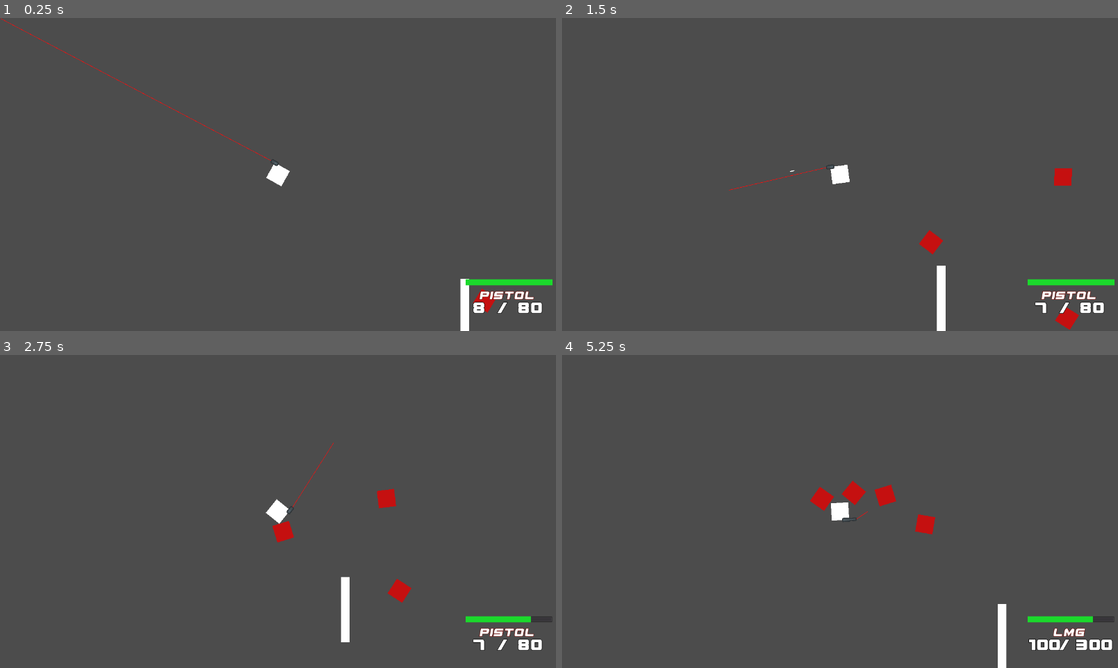
Above: before the commit, frames 1-4 (two rows, left to right).
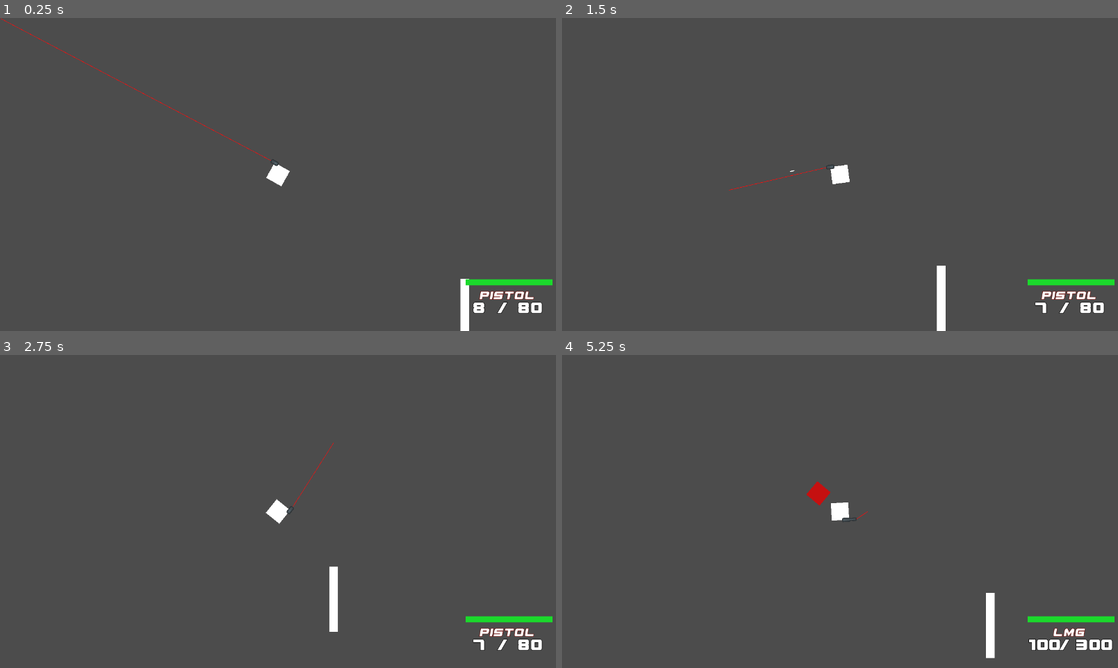
Above: after the commit, the same moments.

Repository: Eniiqz/CubeZ
Game: Godot game, scene res://World/World.tscn
The game is run twice, just before and just after one commit, with the same random seed, the same clock (stepped at 60 frames per second) and the same inputs.
Inputs (mouse positions are in pixels of both pictures, inside the frame that each line leads up to):
- Up to frame 1 (0.25 s): no input
- Up to frame 2 (1.5 s): move the mouse to (962, 158) at 0.52 s; hold D (move_right) 0.53-1.28 s; hold Shift (move_sprint) 0.53-1.28 s; move the mouse to (728, 190) at 1.27 s; hold S (move_down) from 1.28 s (still down); click (728, 190) at 1.35 s
- Up to frame 3 (2.75 s): move the mouse to (333, 442) at 2.02 s; release S (move_down) at 2.03 s; hold D (move_right) from 2.03 s (still down); tap 1 (weapon_slot_1) at 2.1 s
- Up to frame 4 (5.25 s): move the mouse to (812, 574) at 2.77 s; release D (move_right) at 2.78 s; hold W (move_up) 2.78-3.53 s; tap 2 (weapon_slot_2) at 2.85 s; move the mouse to (1006, 558) at 3.52 s; hold 3 (weapon_slot_3) 3.53-4.28 s; hold A (move_left) 3.53-5.03 s; move the mouse to (673, 464) at 4.27 s; tap 4 (weapon_slot_4) at 4.35 s; move the mouse to (867, 511) at 5.02 s; hold S (move_down) from 5.03 s (still down); hold Shift (move_sprint) from 5.03 s (still down)

The runs differ from the first frame. In frame 1, 0.1% of the frame differs, in the area x 85-90%, y 86-95%; in frame 2, 0.5%; in frame 3, 1.3%; in frame 4, 1.5%, in the area x 44-100%, y 40-100%.

Commit message:
Updated zombie stuff, basic start to round system

Diff:
--- a/Player/Player.gd
+++ b/Player/Player.gd
@@ -78,11 +78,5 @@
 			is_sprinting = false
 		if velocity != Vector2.ZERO:
 			velocity = move_and_slide(velocity.normalized() * move_speed * sprint_mult)
-		for i in get_slide_count():
-			var collision = get_slide_collision(i)
-			var collider = collision.collider
-			if collider.is_in_group("Zombie") and PlayerHitCooldown.is_stopped():
-				PlayerHitCooldown.start(hit_cooldown)
-				set_health(health - collider.damage)
 	if can_look:
 		look_at(get_global_mouse_position())
--- a/World/World.gd
+++ b/World/World.gd
@@ -3,9 +3,23 @@
 const Player = preload("res://Player/Player.tscn")
 const Zombie = preload("res://Zombie/Zombie.tscn")
 
+export (int) var current_round
+export (int) var zombies_left
+export (int) var zombies_in_round
+
 func _ready():
+	GlobalSignal.connect("on_death", self, "on_object_death")
+	current_round = 1
 	spawn_player()
 
+func calculate_zombies_in_round(desired_round: int) -> int:
+	var starting_num = 6
+	return starting_num * desired_round
+
+func on_object_death(object):
+	if object.is_in_group("Zombie"):
+		zombies_left -= 1
+		print(zombies_left)
 
 func spawn_player():
 	var player = Player.instance()
--- a/World/World.tscn
+++ b/World/World.tscn
@@ -1,22 +1,11 @@
-[gd_scene load_steps=5 format=2]
+[gd_scene load_steps=4 format=2]
 
 [ext_resource path="res://Environment/Wall.tscn" type="PackedScene" id=1]
-[ext_resource path="res://Zombie/Zombie.tscn" type="PackedScene" id=2]
 [ext_resource path="res://World/World.gd" type="Script" id=3]
 [ext_resource path="res://Zombie/ZombieSpawner.tscn" type="PackedScene" id=4]
 
 [node name="World" type="Node2D"]
 script = ExtResource( 3 )
-
-[node name="Zombie3" parent="." instance=ExtResource( 2 )]
-position = Vector2( 914.703, 471.211 )
-
-[node name="Zombie" parent="." instance=ExtResource( 2 )]
-position = Vector2( 507.909, 309.66 )
-collision_mask = 3
-
-[node name="Zombie2" parent="." instance=ExtResource( 2 )]
-position = Vector2( 935.011, 48.2659 )
 
 [node name="Wall" parent="." groups=[
 "Environment",
--- a/Zombie/Zombie.gd
+++ b/Zombie/Zombie.gd
@@ -30,7 +30,7 @@
 
 func on_object_death(object):
 	if object == TargetedPlayer:
-		TargetedPlayer = null
+		TargetedPlayer = search_for_player() or null
 
 func on_health_update():
 	if health != previous_health:
@@ -38,19 +38,9 @@
 	if health <= 0:
 		dead()
 
-func _on_Area2D_body_entered(body: Node) -> void:
-	if body is KinematicBody2D and body.is_in_group("Player"):
-		TargetedPlayer = body
-	elif body is Node2D and body.is_in_group("Bullet"):
-		body.queue_free()
-
-
-func _on_Area2D_body_exited(body: Node) -> void:
-	if TargetedPlayer == body:
-		TargetedPlayer = null
-
 func search_for_player():
 	var player_distances = {}
+	print(get_tree().get_nodes_in_group("Player"))
 	for Player in get_tree().get_nodes_in_group("Player"):
 		player_distances[Player] = Player.get_global_position().distance_to(self.get_global_position())
 	var min_value = player_distances.values().min()
@@ -67,3 +57,9 @@
 		look_at(TargetedPlayer.position)
 		var direction = (TargetedPlayer.get_global_position() - self.get_global_position()).normalized()
 		move_and_slide(speed * direction)
+		for i in get_slide_count():
+			var collision = get_slide_collision(i)
+			var collider = collision.collider
+			if collider.is_in_group("Player") and collider.PlayerHitCooldown.is_stopped():
+				collider.PlayerHitCooldown.start(collider.hit_cooldown)
+				collider.set_health(collider.health - damage)
--- a/Zombie/ZombieSpawner.gd
+++ b/Zombie/ZombieSpawner.gd
@@ -12,6 +12,7 @@
 	SpawnTimer.connect("timeout", self, "spawn_zombie")
 
 func spawn_zombie():
-	print("zombie spawned", spawn_time)
+	get_parent().zombies_left += 1
 	var new_zombie = Zombie.instance()
 	get_parent().add_child(new_zombie)
+	print("spawned")
